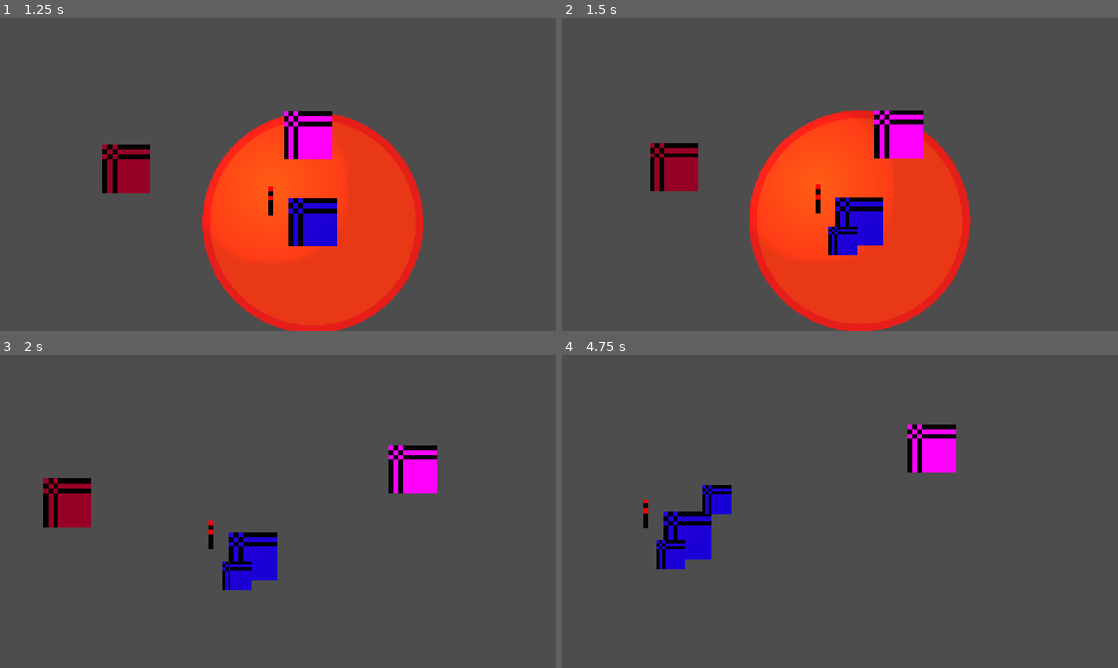
Above: before the commit, frames 1-4 (two rows, left to right).
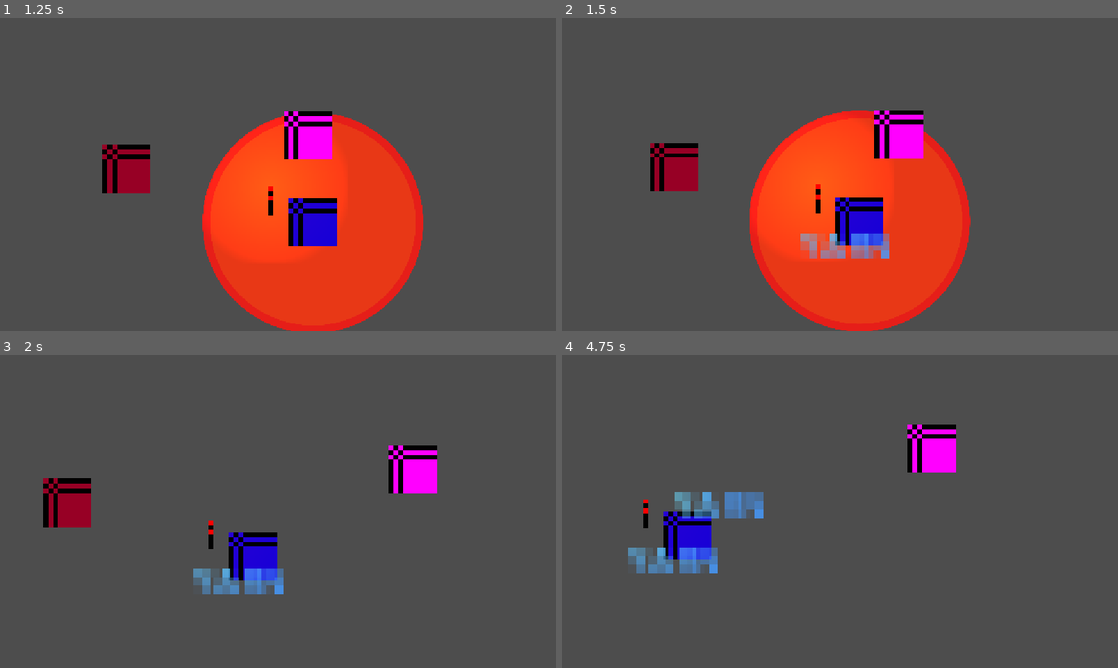
Above: after the commit, the same moments.

Repository: anqilique/GDGJam2-2025
Game: Godot game, scene res://Scenes/start_menu.tscn
Two runs of this game, one before a commit and one after it. Both use one fixed random seed, a clock stepped at 60 frames per second and the inputs below.
Inputs (mouse positions are in pixels of both pictures, inside the frame that each line leads up to):
- Up to frame 1 (1.25 s): click "PLAY" at 0.5 s
- Up to frame 2 (1.5 s): move the mouse to (962, 158) at 1.27 s; hold D (fire_cat_move_right) from 1.28 s (still down); click (962, 158) at 1.35 s
- Up to frame 3 (2 s): keep holding D (fire_cat_move_right)
- Up to frame 4 (4.75 s): move the mouse to (728, 527) at 2.02 s; release D (fire_cat_move_right) at 2.03 s; hold S (fire_cat_move_down) 2.03-2.78 s; tap Space (yarn_cat_pass_torch) at 2.1, 3.6 s; move the mouse to (895, 442) at 2.77 s; hold D (fire_cat_move_right) 2.78-3.53 s; click (895, 442) at 2.85 s; move the mouse to (812, 574) at 3.52 s; hold W (fire_cat_move_up) 3.53-4.28 s; move the mouse to (1006, 558) at 4.27 s; hold A (fire_cat_move_left) from 4.28 s (still down); click (1006, 558) at 4.35 s

Frame 1 is identical in both runs. In frame 2, 1.2% of the frame differs, in the area x 42-59%, y 66-77%; in frame 3, 1.2%; in frame 4, 2.5%, in the area x 11-37%, y 41-70%.

Commit message:
Lose Screen
- Appear when FCat + YCat collides

Diff:
--- a/Scenes/main.tscn
+++ b/Scenes/main.tscn
@@ -1,11 +1,11 @@
 [gd_scene load_steps=7 format=3 uid="uid://cdk4cbpxqy2j5"]
 
-[ext_resource type="Script" uid="uid://bcrdf5jxhxnun" path="res://Scripts/main.gd" id="1_jjgbg"]
+[ext_resource type="Script" uid="uid://bcrdf5jxhxnun" path="res://Scripts/Main.gd" id="1_jjgbg"]
 [ext_resource type="PackedScene" uid="uid://r7jxd36vluqq" path="res://Scenes/fire_cat.tscn" id="2_bo1nx"]
 [ext_resource type="Script" uid="uid://cha0dey3px8f1" path="res://Scripts/CameraController.gd" id="2_kry3j"]
 [ext_resource type="PackedScene" uid="uid://2t5bc1akjdes" path="res://Scenes/yarn_cat.tscn" id="3_8gbba"]
 [ext_resource type="PackedScene" uid="uid://clawv8kask8pi" path="res://Scenes/shadow.tscn" id="4_jjvhh"]
-[ext_resource type="PackedScene" uid="uid://bm0xq7m4hiuve" path="res://Scenes/Torch.tscn" id="5_21xkr"]
+[ext_resource type="PackedScene" uid="uid://bm0xq7m4hiuve" path="res://Scenes/torch.tscn" id="5_21xkr"]
 
 [node name="Main" type="Node2D"]
 script = ExtResource("1_jjgbg")
--- a/Scenes/yarn_piece.tscn
+++ b/Scenes/yarn_piece.tscn
@@ -1,20 +1,12 @@
-[gd_scene load_steps=4 format=3 uid="uid://xbpb81mvi081"]
+[gd_scene load_steps=3 format=3 uid="uid://xbpb81mvi081"]
 
 [ext_resource type="Script" uid="uid://bbi0oy675kllc" path="res://Scripts/YarnPiece.gd" id="1_tbdu7"]
-
-[sub_resource type="PlaceholderTexture2D" id="PlaceholderTexture2D_i1ekx"]
-size = Vector2(10, 10)
 
 [sub_resource type="CircleShape2D" id="CircleShape2D_dbgia"]
 radius = 4.0
 
 [node name="Yarn" type="Area2D"]
 script = ExtResource("1_tbdu7")
-
-[node name="Sprite2D" type="Sprite2D" parent="."]
-modulate = Color(0.0924, 0.60326, 0.84, 1)
-scale = Vector2(0.59885, 0.59885)
-texture = SubResource("PlaceholderTexture2D_i1ekx")
 
 [node name="CollisionShape2D" type="CollisionShape2D" parent="."]
 shape = SubResource("CircleShape2D_dbgia")
@@ -24,4 +16,13 @@
 one_shot = true
 autostart = true
 
+[node name="Label" type="Label" parent="."]
+modulate = Color(0.27451, 0.607843, 1, 1)
+offset_left = -9.0
+offset_top = -5.0
+offset_right = 34.0
+offset_bottom = 18.0
+theme_override_font_sizes/font_size = 7
+text = "YARN"
+
 [connection signal="timeout" from="Timer" to="." method="_on_timer_timeout"]
--- a/Scripts/YarnCat/YarnCat.gd
+++ b/Scripts/YarnCat/YarnCat.gd
@@ -30,10 +30,6 @@
 			can_drop = false
 			$CanDropTimer.start()
 
-	burn_range = $BurnArea2D.get_overlapping_bodies()
-	if fire_cat in burn_range:
-		print("YARNCAT BURN IN RANGE OF FIRECAT")
-
 	if (Input.is_action_just_released("yarn_cat_pass_torch") and in_range):
 		print("passed torch!!!!!!!!!!!!!!!!!!!!!!!!!1")
 
@@ -53,6 +49,12 @@
 		$PassArea2D.hide()
 	in_range = $PassArea2D.is_visible()  # true/false
 
+	burn_range = $BurnArea2D.get_overlapping_bodies()
+	if fire_cat in burn_range:
+		get_tree().change_scene_to_file("res://Scenes/loss_screen.tscn")
+
+
+
 
 func _on_can_drop_timer_timeout() -> void:
 	can_drop = true
Not shown: 1 places in Scenes/loss_screen.tscn that only renumber resources
Renamed: Scenes/winner.tscn -> Scenes/win_screen.tscn
